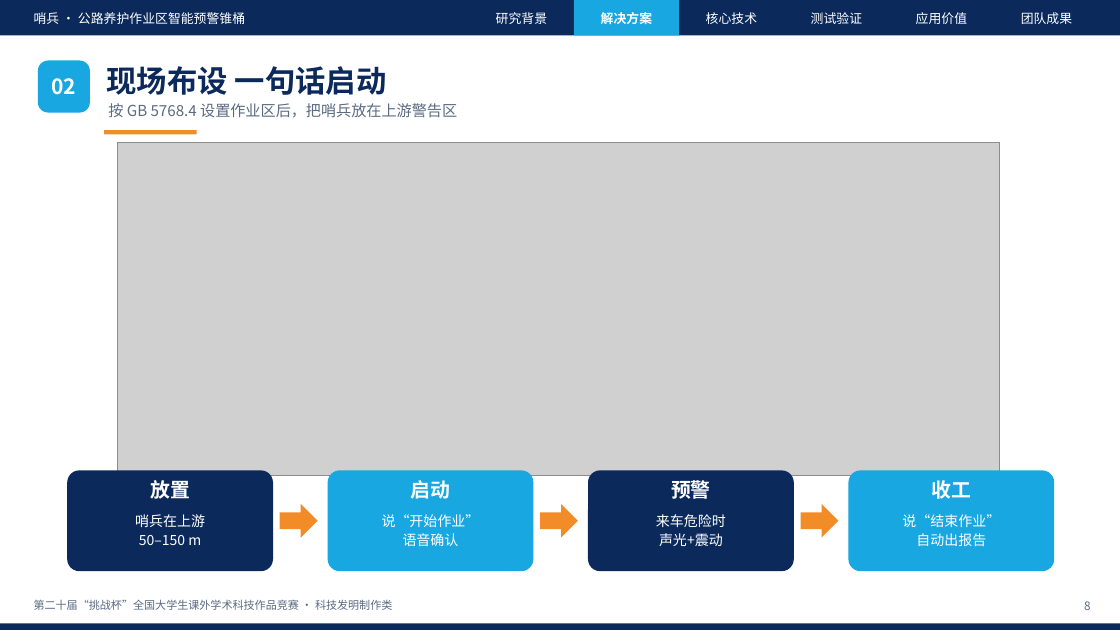
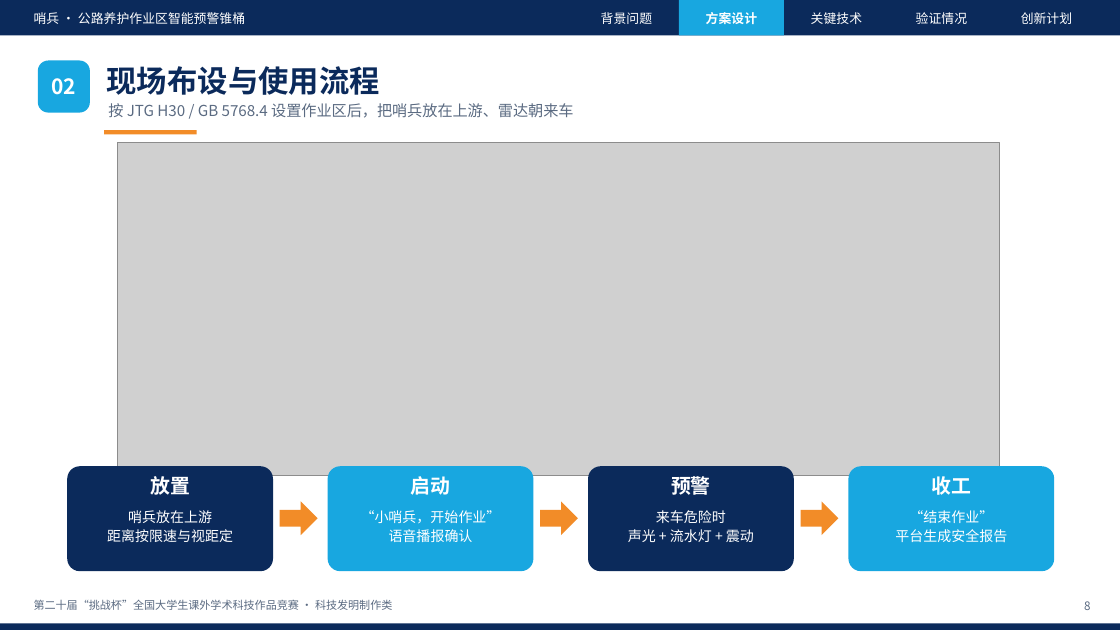
Before and after one commit to wy165611/smart-warning-cone, a slide deck: slide 8 of competition/challenge-cup/哨兵_挑战杯答辩PPT.pptx. Drawn at 1120x630 pixels with LibreOffice and Linux fonts; fonts in the diff are those of the drawing; grey boxes stand for pictures. Boxes give left, top, right and bottom in pixels: in the first picture for what was removed or moved away, otherwise in the second. Text is boxed around its words. In the diff, an @@ line names an element or a change of style, - is before the commit and + after.

```diff
--- a/competition/challenge-cup/哨兵_挑战杯答辩PPT.pptx
+++ b/competition/challenge-cup/哨兵_挑战杯答辩PPT.pptx
@@ text at [601, 12, 652, 24]: text changed @@
-研究背景
+背景问题
@@ rectangle: place and size @@
-rectangle at [574, 0, 679, 35]
+rectangle at [679, 0, 784, 35]
@@ text at [706, 12, 757, 24]: text changed @@
-解决方案
+方案设计
@@ text at [811, 12, 862, 24]: text changed @@
-核心技术
+关键技术
@@ text at [916, 12, 967, 24]: text changed @@
-测试验证
+验证情况
@@ text removed at [916, 12, 967, 24] @@
-应用价值
@@ text at [1021, 12, 1072, 24]: text changed @@
-团队成果
+创新计划
@@ text at [107, 66, 380, 95]: text changed @@
-现场布设 一句话启动
+现场布设与使用流程
@@ text at [108, 103, 573, 118]: text changed @@
-按 GB 5768.4 设置作业区后，把哨兵放在上游警告区
+按 JTG H30 / GB 5768.4 设置作业区后，把哨兵放在上游、雷达朝来车
@@ rounded rectangle: place and size @@
-rounded rectangle at [67, 471, 273, 571]
+rounded rectangle at [67, 466, 273, 571]
@@ rounded rectangle: place and size @@
-rounded rectangle at [328, 471, 534, 571]
+rounded rectangle at [328, 466, 534, 571]
@@ rounded rectangle: place and size @@
-rounded rectangle at [588, 471, 794, 571]
+rounded rectangle at [588, 466, 794, 571]
@@ 4 texts: place and size @@
-4 texts at [150, 480, 971, 499]
+4 texts at [150, 476, 971, 495]
@@ rounded rectangle: place and size @@
-rounded rectangle at [849, 471, 1054, 571]
+rounded rectangle at [849, 466, 1054, 571]
@@ text at [107, 510, 233, 542]: text changed @@
-哨兵在上游
-50–150 m
+哨兵放在上游
+距离按限速与视距定
@@ text at [361, 510, 501, 542]: text changed @@
-说“开始作业”
-语音确认
+“小哨兵，开始作业”
+语音播报确认
@@ text at [628, 529, 754, 542]: text changed @@
-声光+震动
+声光 + 流水灯 + 震动
@@ text at [895, 510, 1007, 543]: text changed @@
-说“结束作业”
-自动出报告
+“结束作业”
+平台生成安全报告
```
Also in this commit, not shown: 15 other slides changed, 6 slides added, 8 slides removed, 9 other files.
